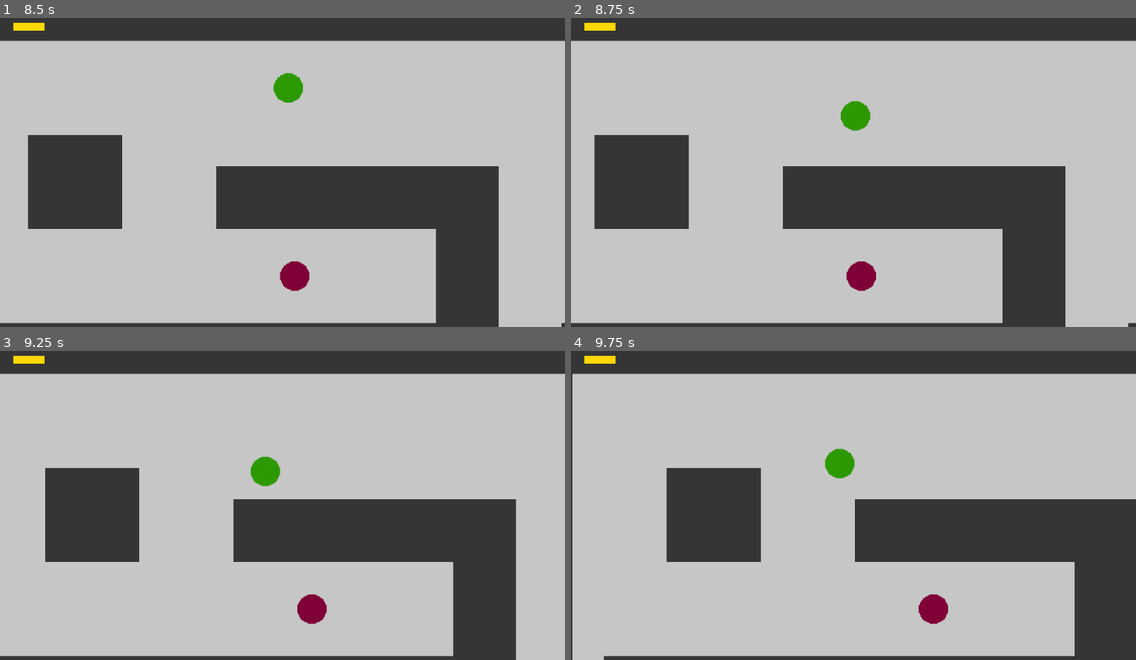
Above: before the commit, frames 1-4 (two rows, left to right).
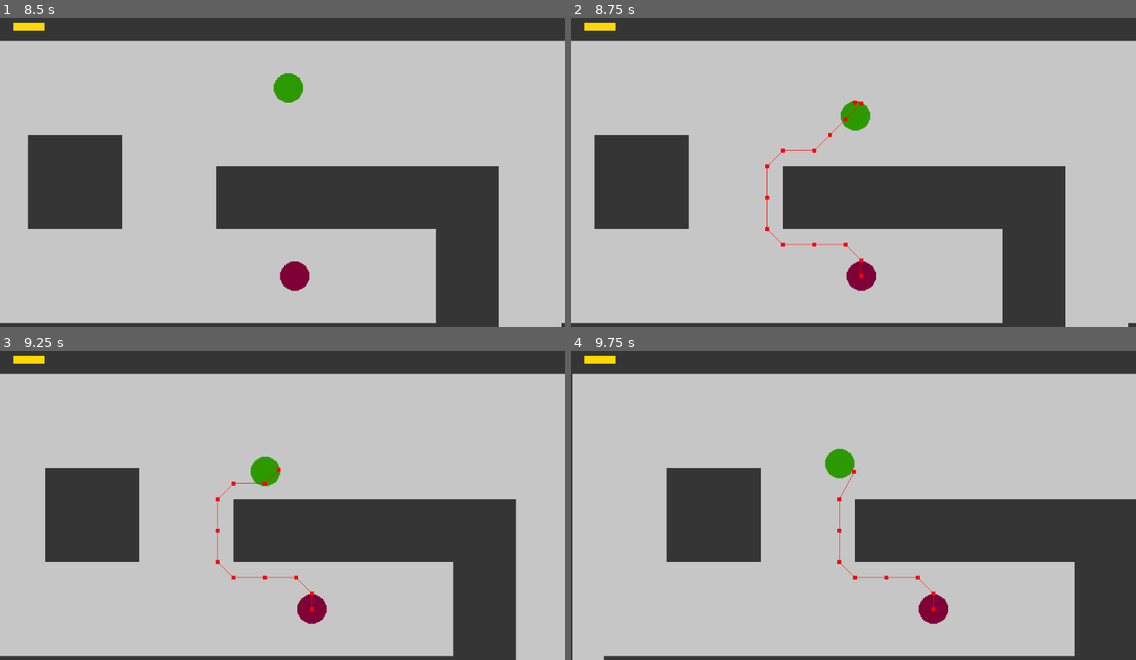
Above: after the commit, the same moments.

Repository: guilcol/intelligent_stalker_AI_game
Game: Godot game, scene res://scenes/game.tscn
Two runs of this game, one before a commit and one after it. Both use one fixed random seed, a clock stepped at 60 frames per second and the inputs below.
Inputs:
- Up to frame 1 (8.5 s): tap Enter at 0.5, 2, 3.5 s; hold Up (ui_up) 0.53-2.03 s; tap Ctrl (crouch) every 1.5 s from 0.6 to 8.1 s; tap Space at 1.25, 2.75 s; tap Shift (sprint) every 1.5 s from 1.35 to 7.35 s; hold A (left) 2.03-3.53 s; hold S (down) 3.53-4.28 s; hold D (right) 4.28-5.03 s; hold Up (ui_up) 5.03-5.78 s; hold D (right) 5.78-8.03 s; hold S (down) from 8.03 s (still down)
- Up to frame 2 (8.75 s): keep holding S (down)
- Up to frame 3 (9.25 s): release S (down) at 8.78 s; hold A (left) from 8.78 s (still down); tap Shift (sprint) at 8.85 s
- Up to frame 4 (9.75 s): release A (left) at 9.53 s; hold Up (ui_up) from 9.53 s (still down); tap Ctrl (crouch) at 9.6 s

Frame 1 is identical in both runs. In frame 2, 0.3% of the frame differs, in the area x 34-52%, y 26-85%; in frame 3, 0.2%; in frame 4, 0.2%.

Commit message:
Cleaned up map management system
Game scene obtains all map scene paths and is able to load and unload any of them cleanly.

Diff:
--- a/scenes/game.tscn
+++ b/scenes/game.tscn
@@ -1,12 +1,13 @@
 [gd_scene load_steps=4 format=3 uid="uid://dmhy625g1erwo"]
 
 [ext_resource type="Script" path="res://scripts/game.gd" id="1_00nhr"]
-[ext_resource type="PackedScene" uid="uid://b2ow3p8vo4oww" path="res://scenes/maps/map.tscn" id="1_d8l02"]
 [ext_resource type="PackedScene" uid="uid://bg5daad38vqs5" path="res://scenes/UI.tscn" id="3_wvish"]
+[ext_resource type="Script" path="res://scripts/player_manager.gd" id="4_eu5t5"]
 
 [node name="game" type="Node2D"]
 script = ExtResource("1_00nhr")
 
-[node name="map" parent="." instance=ExtResource("1_d8l02")]
+[node name="UI" parent="." instance=ExtResource("3_wvish")]
 
-[node name="UI" parent="." instance=ExtResource("3_wvish")]
+[node name="player_manager" type="Node2D" parent="."]
+script = ExtResource("4_eu5t5")
--- a/scenes/maps/map.tscn
+++ b/scenes/maps/map_01.tscn
@@ -33,7 +33,7 @@
 navigation_layer_0/layers = 2
 sources/0 = SubResource("TileSetAtlasSource_hjmrm")
 
-[node name="map" type="TileMapLayer"]
+[node name="map_01" type="TileMapLayer"]
 tile_map_data = PackedByteArray("AAAAAAAAAAAAAAAAAAAAAAEAAAAAAAAAAAAAAAIAAAAAAAAAAAAAAAMAAAAAAAAAAAAAAAQAAAAAAAAAAAAAAA …(12016 unchanged characters)…
 tile_set = SubResource("TileSet_nlwqa")
-script = ExtResource("2_bd5ku")
+script = ExtResource("2_kvojr")
--- a/scripts/game.gd
+++ b/scripts/game.gd
@@ -1,16 +1,31 @@
 extends Node2D
 
-@onready var map: TileMapLayer = null
-var preload_tile_node = preload("res://scenes/tile_node.tscn")
-var preload_player = preload("res://scenes/player.tscn")
-var preload_stalker = preload("res://scenes/stalker.tscn")
+var map_paths: Array[String] = []
+var curr_map_scene: Node2D = null
+var curr_map_index: int = 0
 
 func _ready() -> void:
-	_find_map_node()
+	_get_all_map_paths()
+	_open_map_at_index(curr_map_index)
 
-func _find_map_node():
-	var children = get_children()
-	for child in children:
-		if child is TileMapLayer:
-			map = child
-			break
+func _open_map_at_index(index: int) -> void:
+	if index >= 0 and index < len(map_paths):
+		var map_path = map_paths[index]
+		if curr_map_scene:
+			remove_child(curr_map_scene)
+		var map_scene_load = load(map_path)
+		var map_scene_instance = map_scene_load.instantiate()
+		curr_map_scene = map_scene_instance
+		add_child(curr_map_scene)
+
+func _get_all_map_paths() -> void:
+	var path = "res://scenes/maps/"
+	var dir = DirAccess.open(path)
+	if dir:
+		dir.list_dir_begin()
+		var file_name = dir.get_next()
+		while file_name != "":
+			if not dir.current_is_dir():
+				var map_path = path + file_name
+				map_paths.append(map_path)
+			file_name = dir.get_next()
--- a/scripts/map.gd
+++ b/scripts/map.gd
@@ -7,14 +7,24 @@
 # Nodes
 var preload_player = preload("res://scenes/player.tscn")
 var preload_stalker = preload("res://scenes/stalker.tscn")
+@onready var player_manager: Node2D = null
 
 func _ready() -> void:
 	var player: CharacterBody2D = preload_player.instantiate()
 	var stalker: CharacterBody2D = preload_stalker.instantiate()
 	player.global_position = player_start_pos
 	stalker.global_position = stalker_start_pos
+	player.name = "plyr" + str(player.get_rid())
+	stalker.name = "stlk" + str(stalker.get_rid())
 	add_child(player)
 	add_child(stalker)
 
 func _scatter_items(items_amount: int, items_pool: Array) -> void:
 	pass
+
+func _find_player_manager():
+	var parent = get_parent()
+	var siblings = parent.get_children()
+	for sib in siblings:
+		if sib.name == "":
+			pass
--- /dev/null
+++ b/scripts/player_manager.gd
@@ -0,0 +1,6 @@
+extends Node2D
+
+var player: CharacterBody2D = null
+
+func set_player(obj: CharacterBody2D) -> void:
+	player = obj
Not shown: 2 places in scenes/maps/map_01.tscn that only renumber resources
